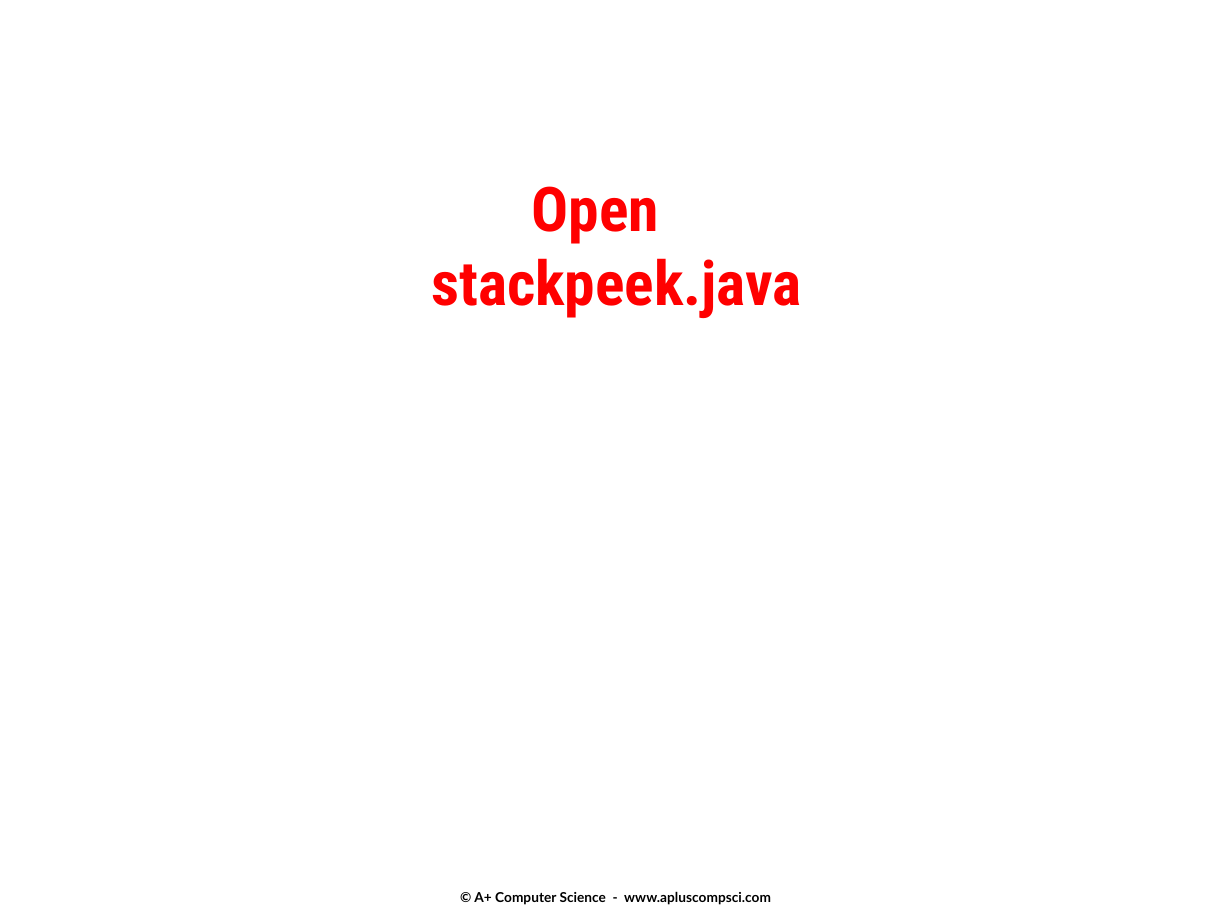
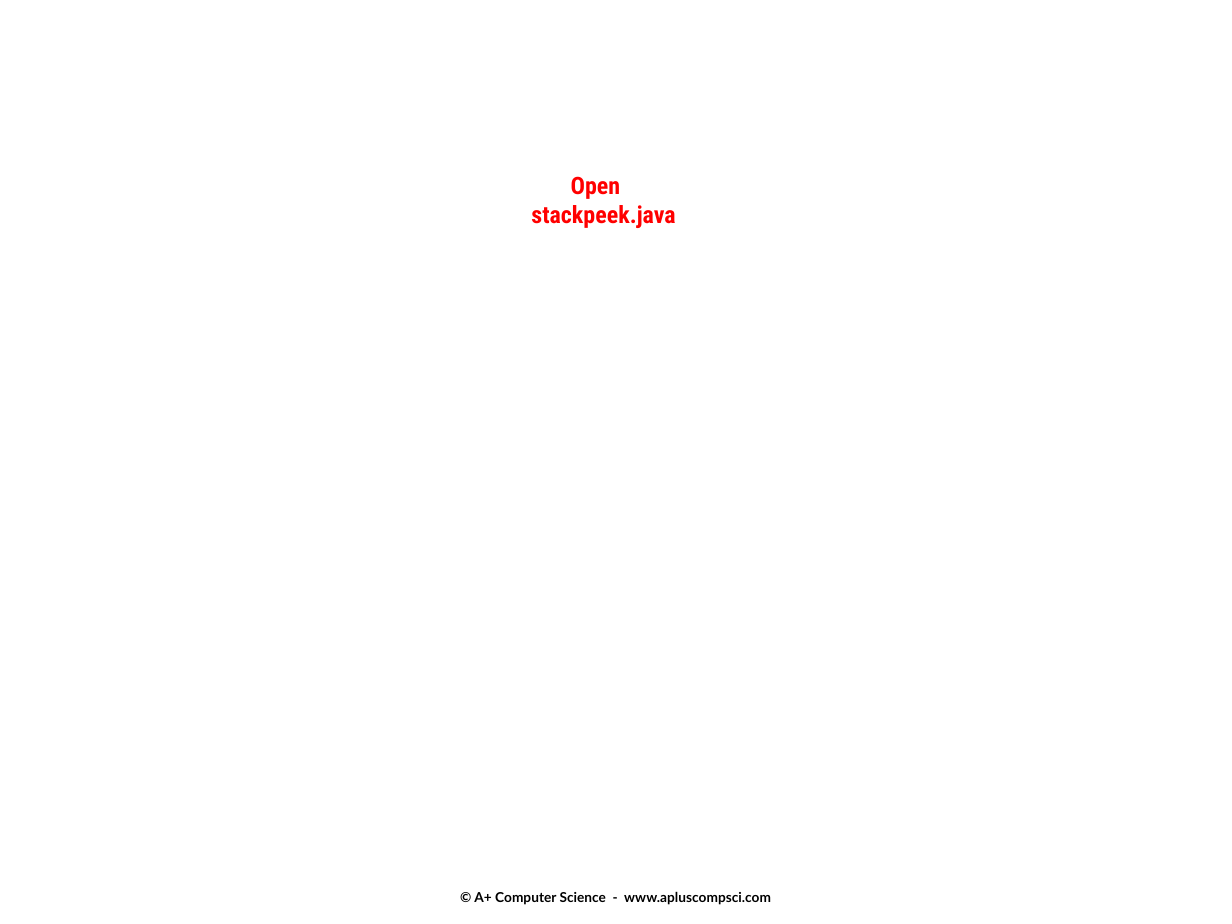
Before and after one commit to ishanigoli/cs3-labs, a slide deck: slide 21 of u06b_stacks/notes/13a.stacks.pptx. Drawn at 1232x924 pixels with LibreOffice and Linux fonts; fonts in the diff are those of the drawing. Boxes give left, top, right and bottom in pixels: in the first picture for what was removed or moved away, otherwise in the second. Text is boxed around its words. In the diff, an @@ line names an element or a change of style, - is before the commit and + after.

Commit message:
stack tester commit

```diff
--- a/u06b_stacks/notes/13a.stacks.pptx
+++ b/u06b_stacks/notes/13a.stacks.pptx
@@ text at box(531, 176, 675, 228): text changed; size 36 to 14 pt @@
-Open
-stackpeek.java
+Open
+stackpeek.java
```
Also in this commit, not shown: 25 other slides changed, 5 slides added, 29 other files.
